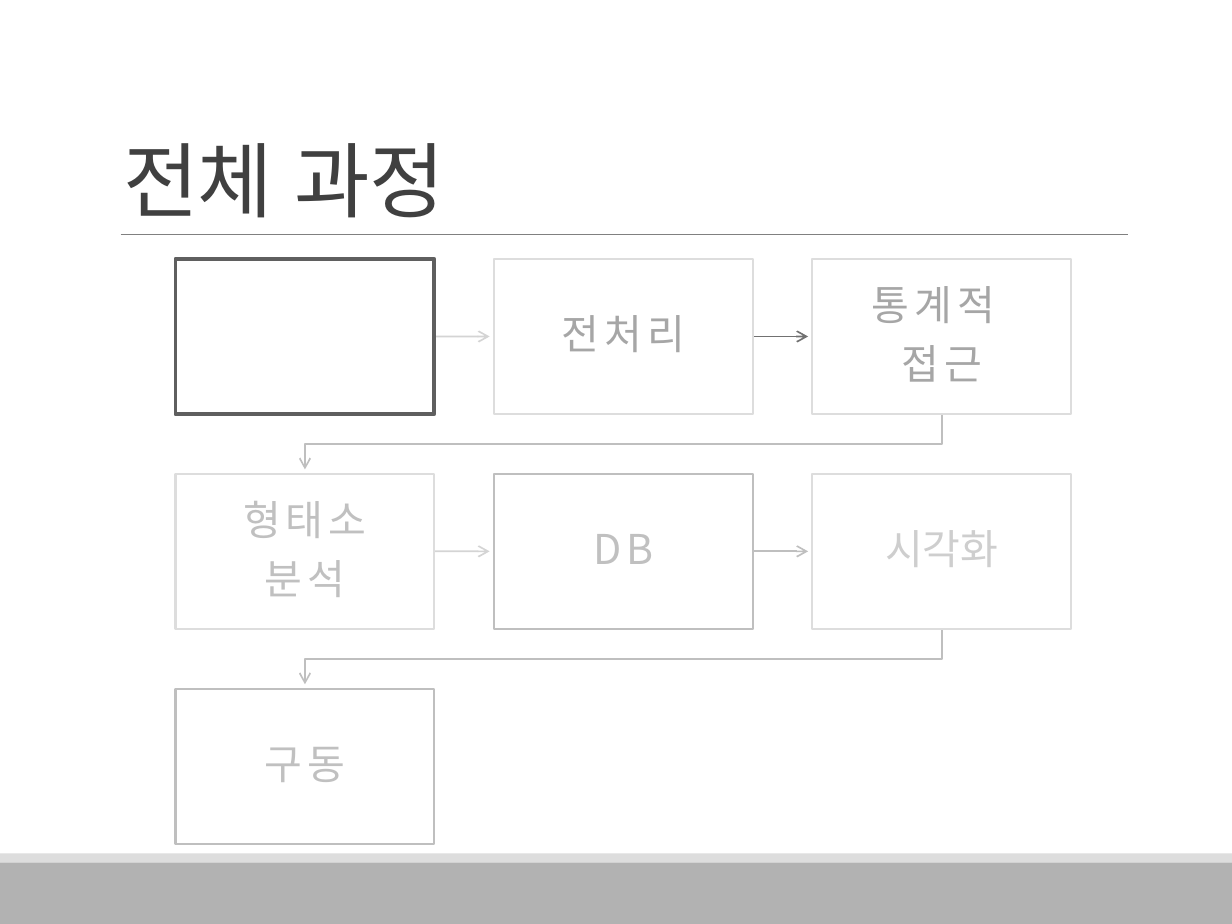
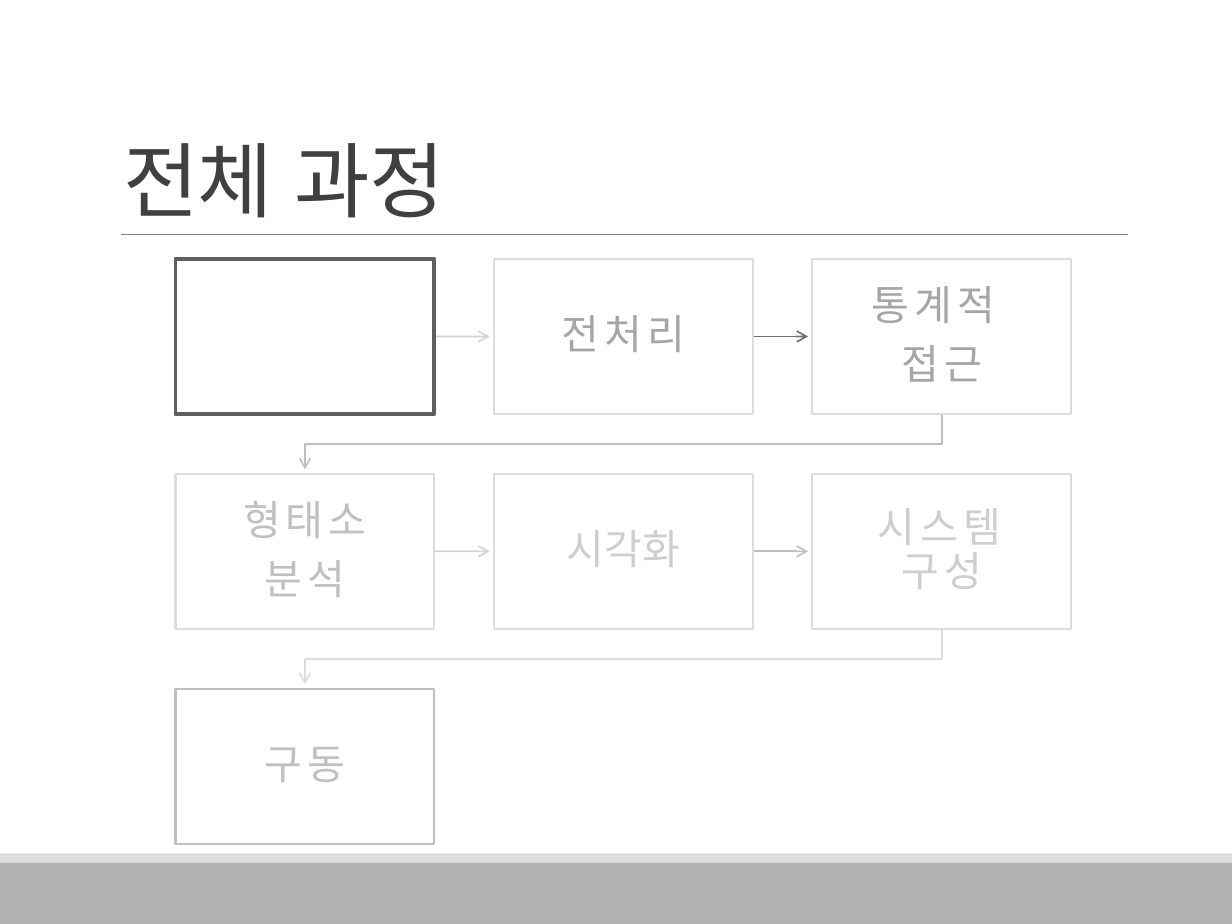
Before and after one commit to HaYongdae/issuewhatshow, a slide deck: slide 5 of doc/최종 PPT.pptx. Drawn at 1232x924 pixels with LibreOffice and Linux fonts; fonts in the diff are those of the drawing. Boxes give left, top, right and bottom in pixels: in the first picture for what was removed or moved away, otherwise in the second. Text is boxed around its words. In the diff, an @@ line names an element or a change of style, - is before the commit and + after.

```diff
--- a/doc/최종 PPT.pptx
+++ b/doc/최종 PPT.pptx
@@ text "시각화": place and size @@
-text "시각화" at [885,530,998,567]
+text "시각화" at [567,530,680,567]
@@ rectangle at [494,474,753,630]: outline #BFBFBF 1.25 pt to #DDDDDD 1.25 pt @@
@@ text added at [877,508,1001,589], 24 pt, text #CECECE @@
+시스템 구성
@@ text removed at [593,534,653,564] @@
-DB
@@ freeform shape at [306,628,942,684]: outline #BFBFBF 1 pt to #DDDDDD 1 pt @@
```
Also in this commit, not shown: 20 other slides changed, 5 slides added, 9 slides removed.
